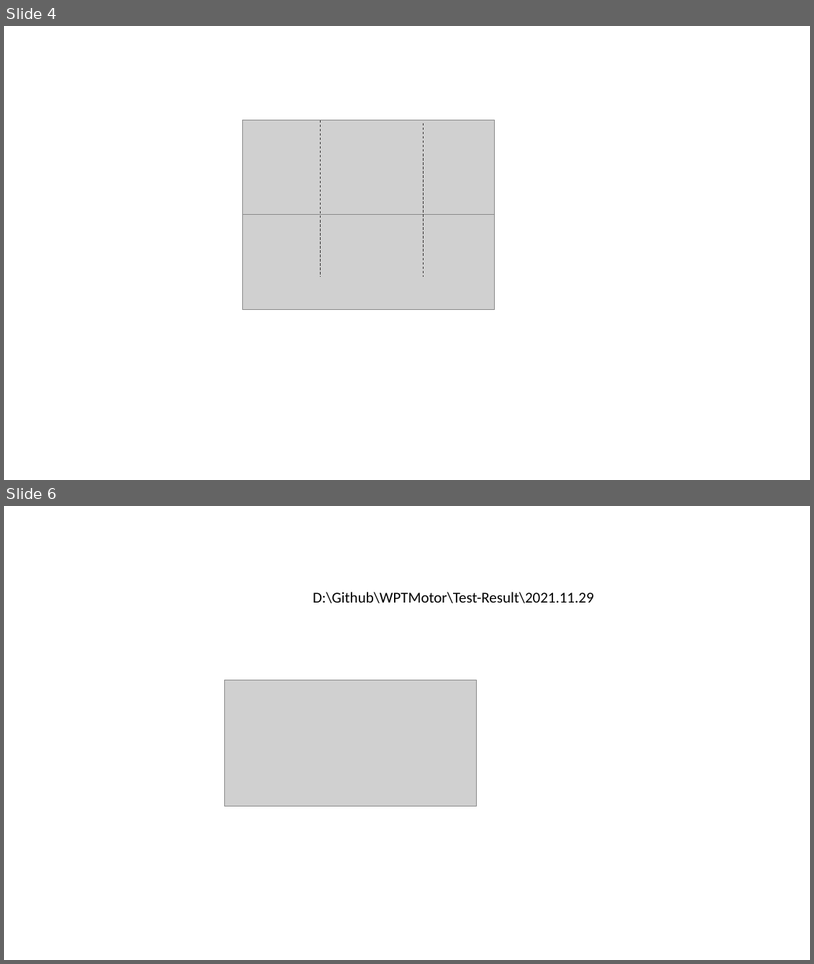
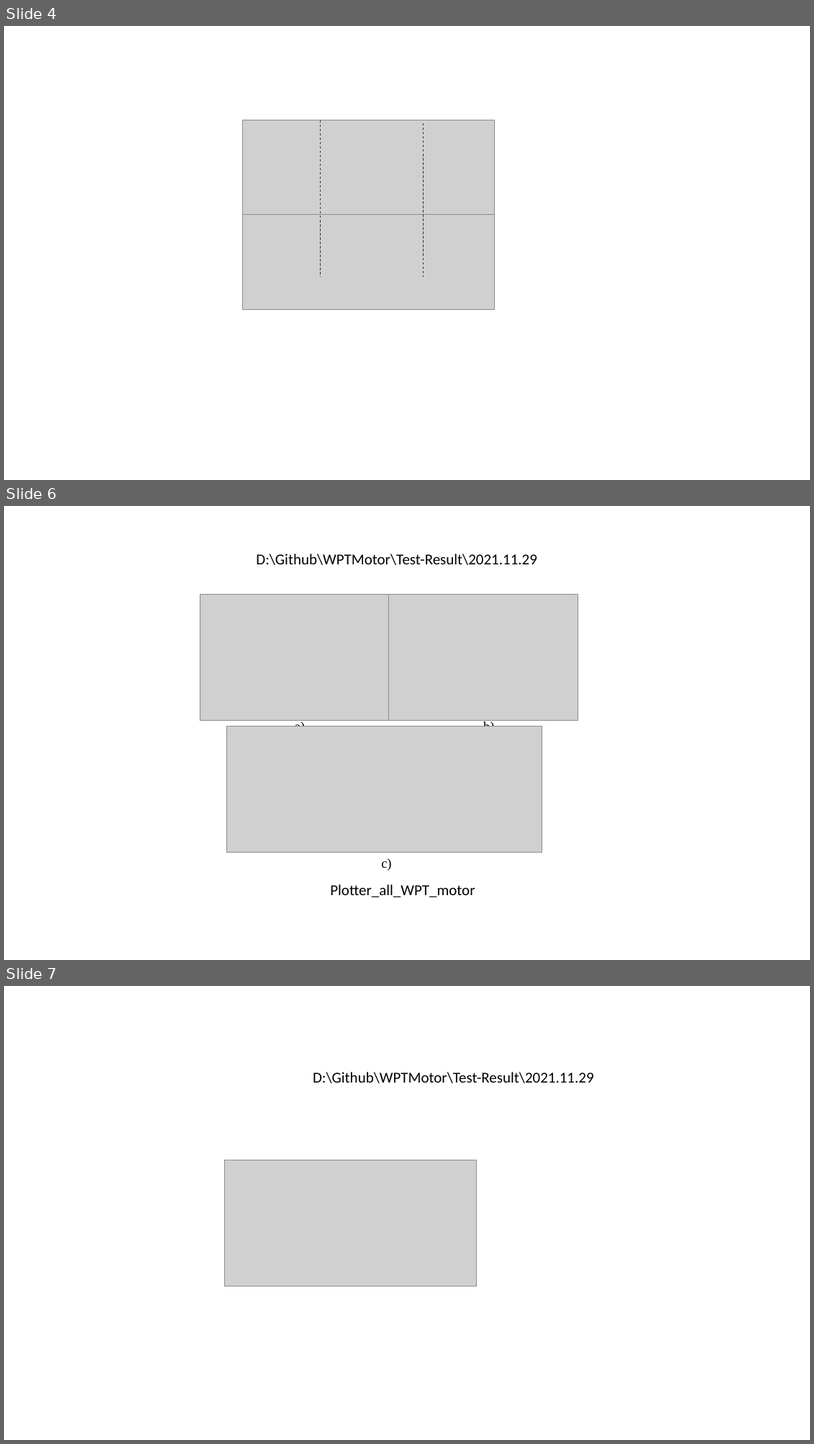
Before and after one commit to EnesAyaz/WPTMotor, a slide deck: Test-Result/2022.12.01/New Microsoft PowerPoint Presentation.pptx. Shown one above the other, each under a label of ours: slides 4 and 6 before the commit, slides 4, 6 and 7 after it; the slides between them are not shown. The pictures are 814x964 and 814x1444 pixels, drawn with LibreOffice and Linux fonts; fonts in the diff are those of the drawing; grey boxes stand for pictures; background and template pictures are left out. Boxes give left, top, right and bottom in pixels: in the first picture for what was removed or moved away, otherwise in the second. Text is boxed around its words. In the diff, an @@ line names an element or a change of style, - is before the commit and + after.

```diff
--- a/Test-Result/2022.12.01/New Microsoft PowerPoint Presentation.pptx
+++ b/Test-Result/2022.12.01/New Microsoft PowerPoint Presentation.pptx
@@ slide 6 added at bbox=[4, 506, 810, 960], background #FFFFFF @@
@@ text added at bbox=[256, 554, 538, 565], 18 pt, text #000000 @@
+D:\Github\WPTMotor\Test-Result\2021.11.29
@@ picture added at bbox=[200, 595, 388, 720] @@
@@ picture added at bbox=[388, 595, 578, 720] @@
@@ text added at bbox=[295, 721, 305, 726], 16 pt, text #000000 @@
+a)
@@ text added at bbox=[484, 721, 494, 726], 16 pt, text #000000 @@
+b)
@@ picture added at bbox=[227, 726, 543, 852] @@
@@ text added at bbox=[381, 858, 391, 870], 16 pt, text #000000 @@
+c)
@@ text added at bbox=[330, 884, 475, 897], 18 pt, text #000000 @@
+Plotter_all_WPT_motor
@@ what was slide 6 is now slide 7 @@
```
Also in this commit, not shown: 2 other slides added, 1 slide removed, 19 other files.
